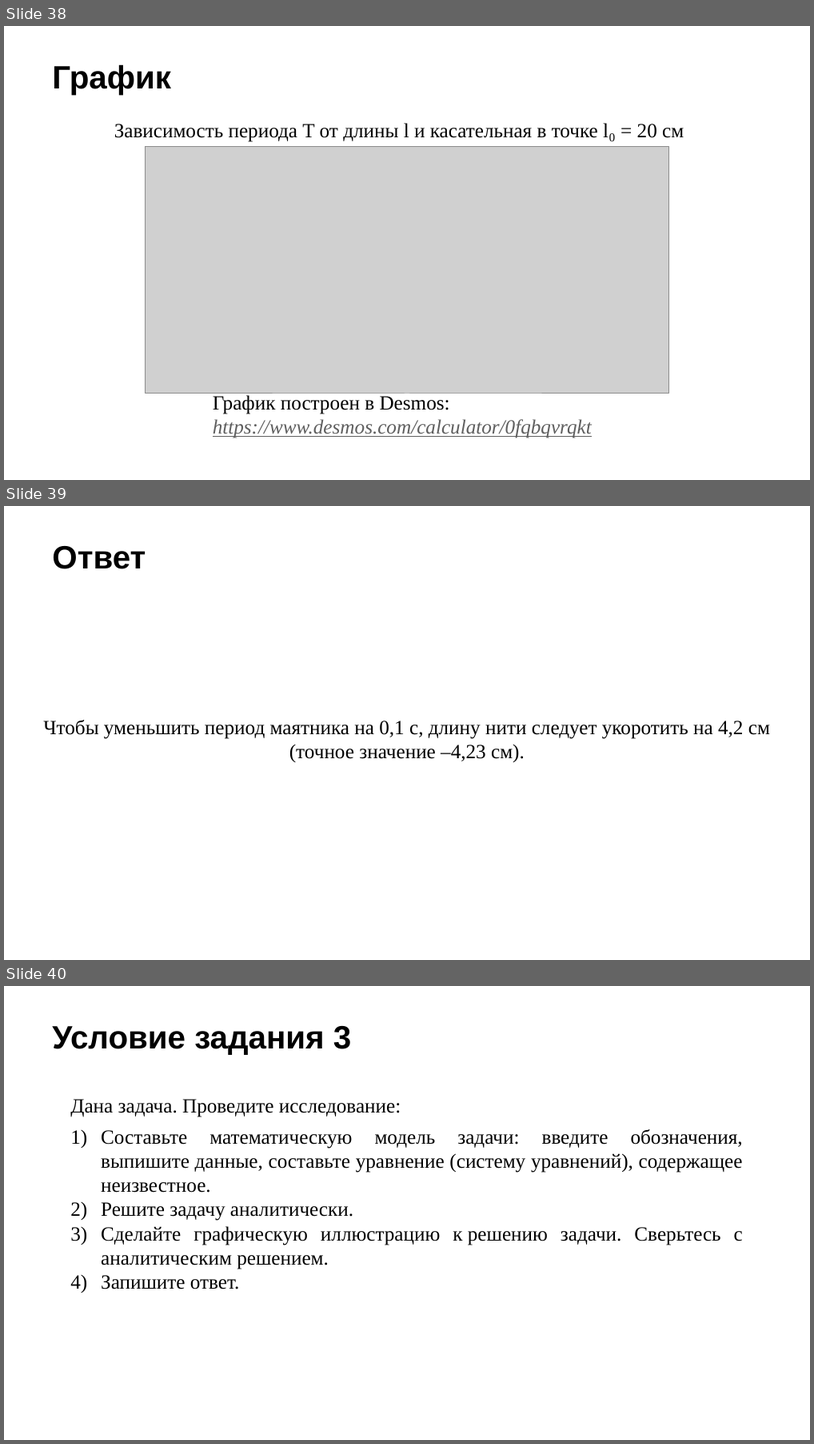
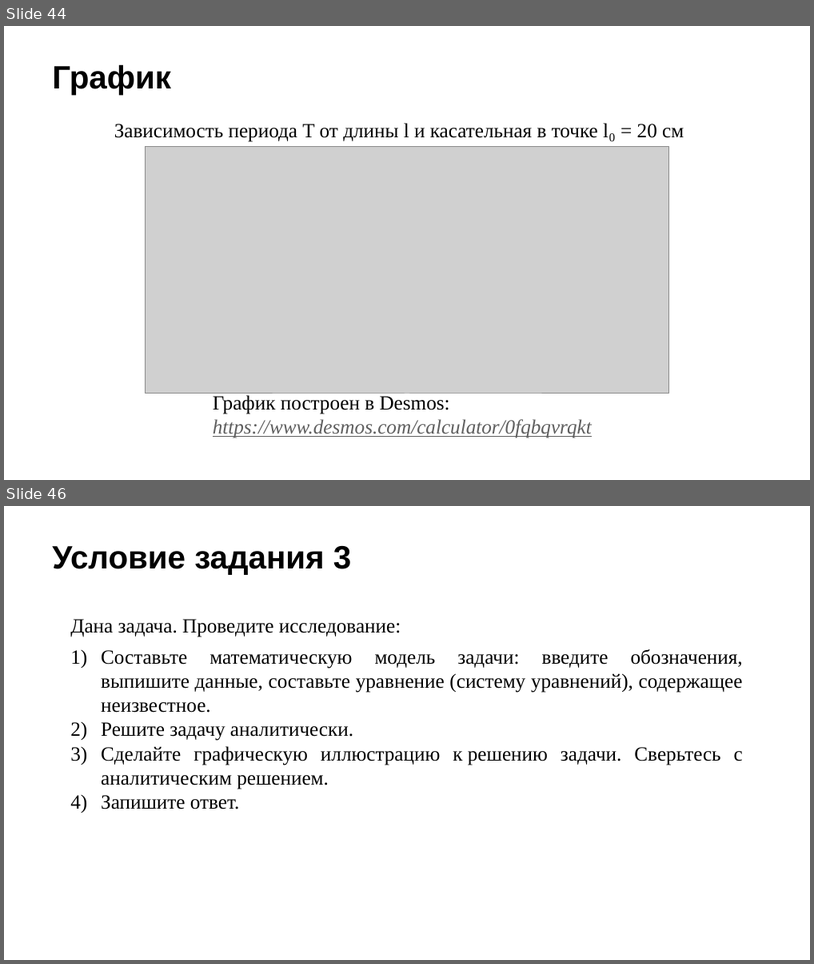
Before and after one commit to Miwm64/itmo_cse, a slide deck: math_analysis/матан_проект_в4.pptx. Shown one above the other, each under a label of ours: slides 38, 39 and 40 before the commit, slides 44 and 46 after it; the slides between them are not shown. The pictures are 814x1444 and 814x964 pixels, drawn with LibreOffice and Linux fonts; fonts in the diff are those of the drawing; grey boxes stand for pictures; background and template pictures are left out. Boxes give left, top, right and bottom in pixels: in the first picture for what was removed or moved away, otherwise in the second. Text is boxed around its words. In the diff, an @@ line names an element or a change of style, - is before the commit and + after.

```diff
--- a/math_analysis/матан_проект_в4.pptx
+++ b/math_analysis/матан_проект_в4.pptx
@@ slide 39 removed at <box>4,506,810,960</box>, background picture (left out) @@
@@ title removed at <box>52,546,146,569</box> @@
-Ответ
@@ text removed at <box>43,720,770,762</box> @@
-Чтобы уменьшить период маятника на 0,1 с, длину нити следует укоротить на 4,2 см (точное значение –4,23 см).
@@ what was slide 38 is now slide 44 @@
@@ what was slide 40 is now slide 46 @@
```
Also in this commit, not shown: 7 slides changed, 12 slides added, 6 other slides removed.
